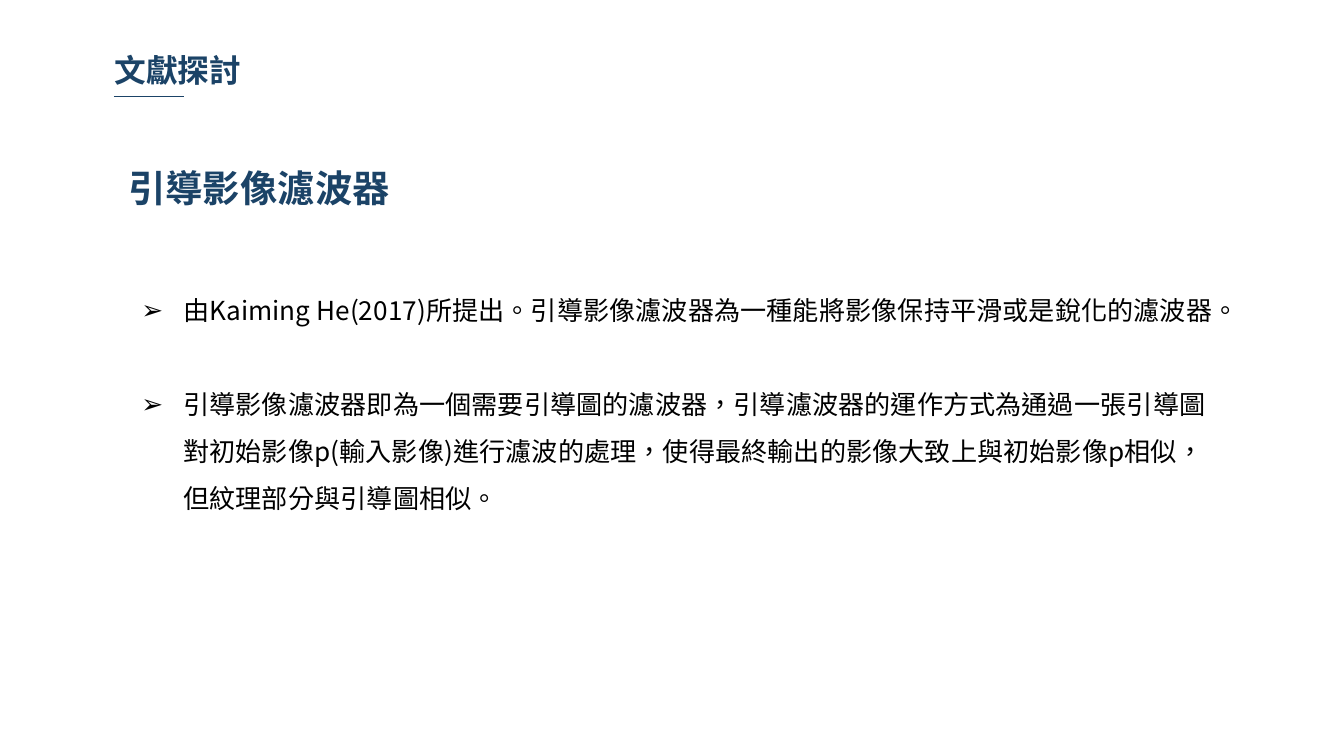
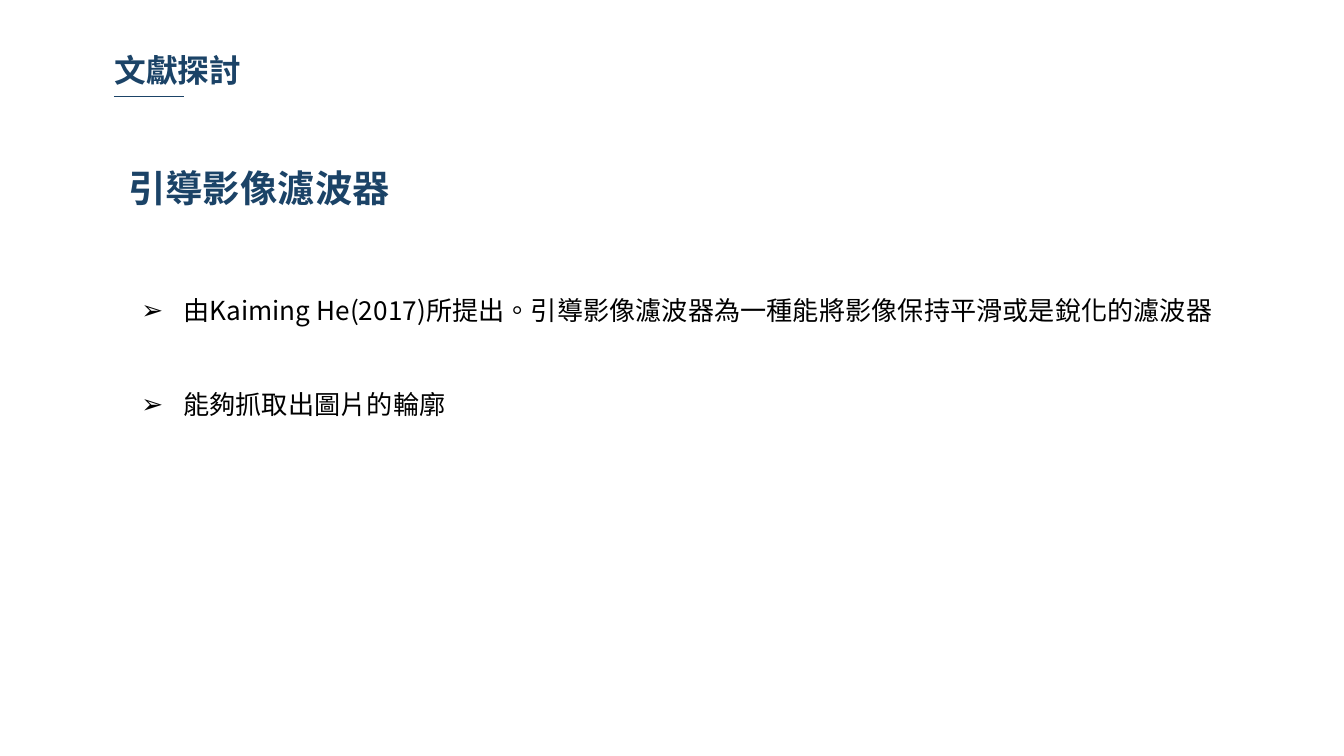
Before and after one commit to 10994015/paper, a slide deck: slide 29 of 論文/論文初審.pptx (slide 30 before the commit). Drawn at 1344x756 pixels with LibreOffice and Linux fonts; fonts in the diff are those of the drawing; background and template pictures are left out. Boxes give left, top, right and bottom in pixels: in the first picture for what was removed or moved away, otherwise in the second. Text is boxed around its words. In the diff, an @@ line names an element or a change of style, - is before the commit and + after.

```diff
--- a/論文/論文初審.pptx
+++ b/論文/論文初審.pptx
@@ text at bbox=[183, 298, 1213, 416]: text changed @@
-➢ 由Kaiming He(2017)所提出。引導影像濾波器為一種能將影像保持平滑或是銳化的濾波器。
-➢ 引導影像濾波器即為一個需要引導圖的濾波器，引導濾波器的運作方式為通過一張引導圖對初始影像p(輸入影像)進行濾波的處理，使得最終輸出的影像大致上與初始影像p相似，但紋理部分與引導圖相似。
+➢ 由Kaiming He(2017)所提出。引導影像濾波器為一種能將影像保持平滑或是銳化的濾波器
+➢ 能夠抓取出圖片的輪廓
```
Also in this commit, not shown: 8 other slides changed, 1 slide removed.
